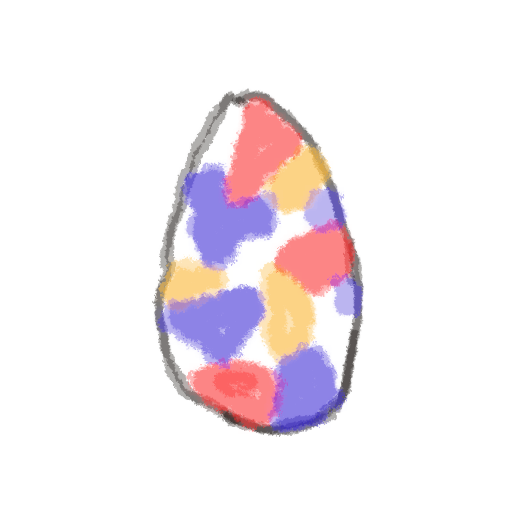
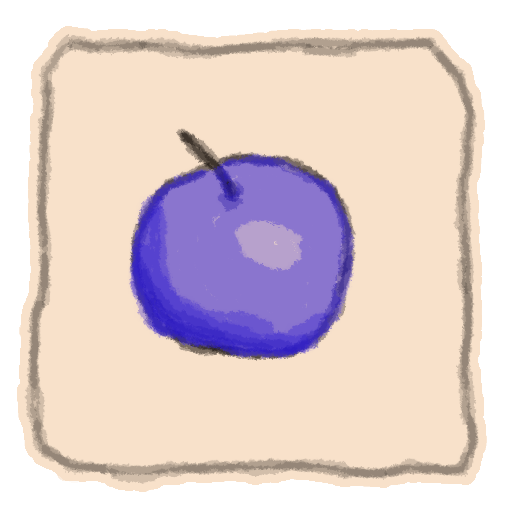
Layers edited between the first and the second w=512, h=512 image:
added layer "Berry" above "Egg" over box(127, 127, 357, 361)
hid "Egg" over box(151, 87, 365, 437)
showed "Background" over box(17, 26, 487, 492)
